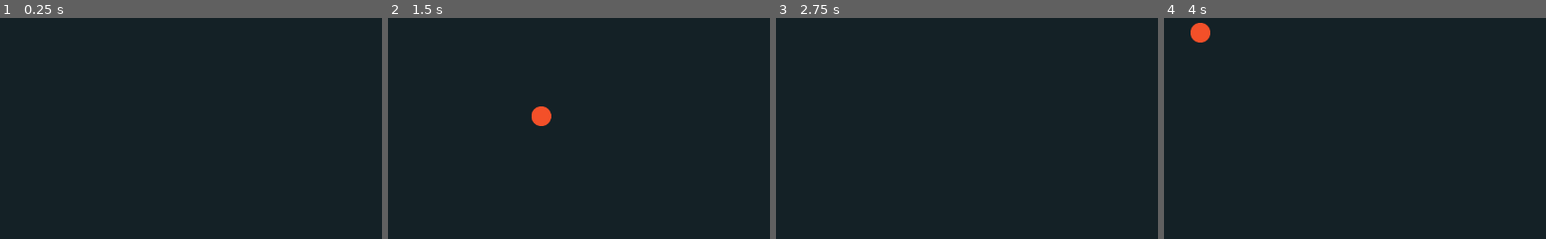
Above: before the commit, frames 1-4 (left to right).
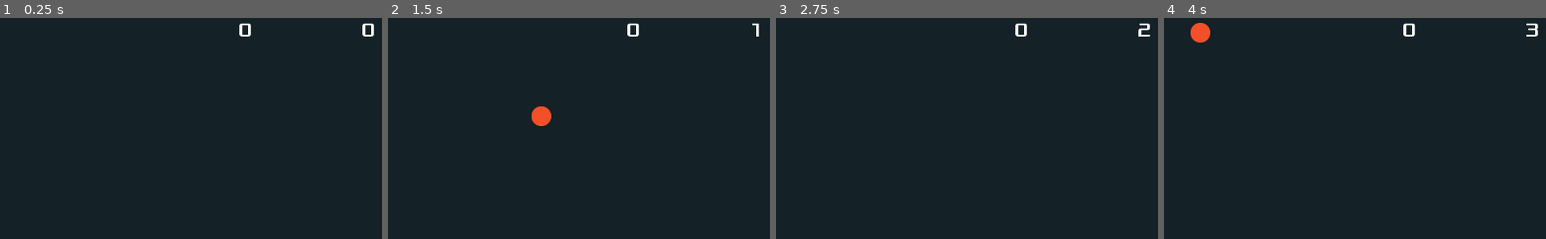
Above: after the commit, the same moments.

Repository: vrudas/pong-godot
Game: Godot game, scene res://Level/Level.tscn
The game is run twice, just before and just after one commit, with the same random seed, the same clock (stepped at 60 frames per second) and the same inputs.
Inputs:
- Up to frame 1 (0.25 s): no input
- Up to frame 2 (1.5 s): hold Up (ui_up) 0.53-1.28 s; hold Down (ui_down) from 1.28 s (still down)
- Up to frame 3 (2.75 s): release Down (ui_down) at 2.03 s; hold Up (ui_up) from 2.03 s (still down)
- Up to frame 4 (4 s): release Up (ui_up) at 3.53 s; hold Down (ui_down) from 3.53 s (still down)
The pictures show only the part of the screen within x 11-61%, y 0-50%; the shares and areas given below are measured in that part.

The runs differ from the first frame. In frame 1, 0.3% of the frame differs, in the area x 62-98%, y 2-9%; in frame 2, 0.2%; in frame 3, 0.3%; in frame 4, 0.3%.

Commit message:
Implemented score system

Diff:
--- a/Level/Level.gd
+++ b/Level/Level.gd
@@ -1,14 +1,21 @@
 extends Node
 
 onready var ball: KinematicBody2D = $Ball
+onready var playerScoreLabel: Label = $PlayerScore
+onready var opponentScoreLabel: Label = $OpponentScore
+
+var playerScore: int = 0
+var opponentScore: int = 0
 
 
 func _on_WallLeft_body_entered(body: Node) -> void:
     reset_ball_position()
+    opponentScore += 1
 
 
 func _on_WallRight_body_entered(body: Node) -> void:
     reset_ball_position()
+    playerScore += 1
 
 
 func reset_ball_position() -> void:
@@ -17,3 +24,8 @@
         resolution.x / 2,
         resolution.y / 2
     )
+
+
+func _process(delta: float) -> void:
+    playerScoreLabel.text = str(playerScore)
+    opponentScoreLabel.text = str(opponentScore)
--- a/Level/Level.tscn
+++ b/Level/Level.tscn
@@ -1,9 +1,18 @@
-[gd_scene load_steps=8 format=2]
+[gd_scene load_steps=11 format=2]
 
 [ext_resource path="res://Player/Player.tscn" type="PackedScene" id=1]
 [ext_resource path="res://Opponent/Opponent.tscn" type="PackedScene" id=2]
 [ext_resource path="res://Ball/Ball.tscn" type="PackedScene" id=3]
 [ext_resource path="res://Level/Level.gd" type="Script" id=4]
+[ext_resource path="res://Fonts/Xolonium-Regular.ttf" type="DynamicFontData" id=5]
+
+[sub_resource type="DynamicFont" id=4]
+size = 32
+font_data = ExtResource( 5 )
+
+[sub_resource type="DynamicFont" id=5]
+size = 32
+font_data = ExtResource( 5 )
 
 [sub_resource type="RectangleShape2D" id=1]
 extents = Vector2( 640, 10 )
@@ -21,6 +30,28 @@
 anchor_right = 1.0
 anchor_bottom = 1.0
 color = Color( 0.0784314, 0.129412, 0.14902, 1 )
+__meta__ = {
+"_edit_use_anchors_": false
+}
+
+[node name="PlayerScore" type="Label" parent="."]
+anchor_right = 1.0
+anchor_bottom = 1.0
+margin_left = -200.0
+custom_fonts/font = SubResource( 4 )
+text = "0"
+align = 1
+__meta__ = {
+"_edit_use_anchors_": false
+}
+
+[node name="OpponentScore" type="Label" parent="."]
+anchor_right = 1.0
+anchor_bottom = 1.0
+margin_left = 200.0
+custom_fonts/font = SubResource( 5 )
+text = "0"
+align = 1
 __meta__ = {
 "_edit_use_anchors_": false
 }
Binary file added: Fonts/Xolonium-Regular.ttf
